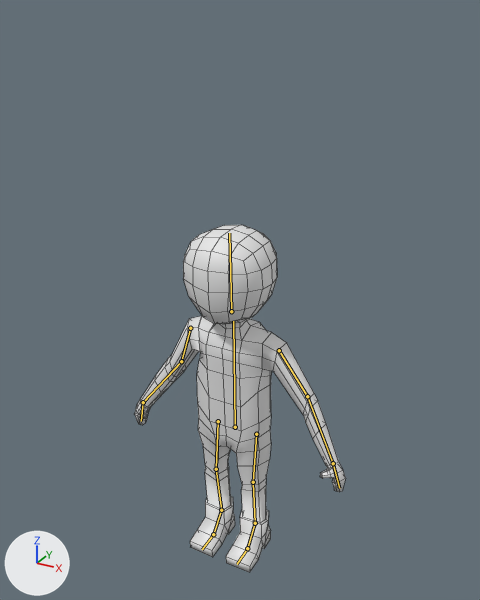
Renders of the Blender file KinderGardenBattle/Assets/Resources/Le perso animé.blend from each side of a commit.
Before and after are seen from a 50 mm camera at (10.99, -19.54, 13.54) aimed at (0.15, 0.18, 3.68). Lighting does not change. The marker at lower left points along +X, +Y and +Z. The bones that bend it are drawn over the model as lines. Mesh edges are drawn as thin lines.
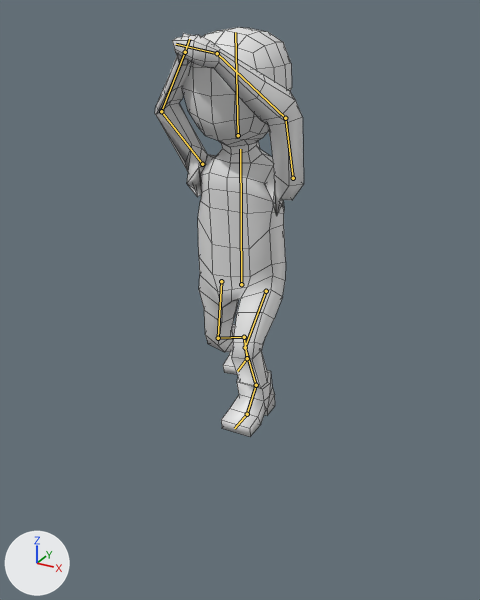
The newer file adds an action. The first version stands in its rest pose; the second is drawn at frame 15 of the action "Coup d'épée".

The change in detail:
Bone 'Corps' (bone_corps) moves from (0.0, 0.0, 0.0) to (0.61, 6.54, 0.51).
Bone 'Orteil.R' (bone_orteil_r) turns from (0, 0, 0) to (45, -2, 5) degrees about its own x, y and z.
Bone 'Bras.R' (bone_bras_r) moves from (0.0, 0.0, 0.0) to (-0.12, 0.06, -0.48).
Bone 'Bras.R' (bone_bras_r) turns from (0, 0, 0) to (154, 8, 33) degrees about its own x, y and z.
Bone 'Avant-Bras.R' (bone_avant_bras_r) turns from (0, 0, 0) to (-55, 6, -4) degrees about its own x, y and z.
Bone 'Main.R' (bone_main_r) turns from (0, 0, 0) to (0, 0, 4) degrees about its own x, y and z.
Bone 'Bras.L' (bone_bras_l) turns from (0, 0, 0) to (159, -4, -23) degrees about its own x, y and z.
Bone 'Avant-Bras.L' (bone_avant_bras_l) turns from (0, 0, 0) to (-54, -22, 46) degrees about its own x, y and z.
Bone 'Main.L' (bone_main_l) turns from (0, 0, 0) to (-10, -7, -11) degrees about its own x, y and z.
Bone 'Pied fixe.L' (bone_pied_fixe_l) moves from (0.0, 0.0, 0.0) to (-0.48, -5.12, 5.81).
Bone 'Pied fixe.R' (bone_pied_fixe_r) moves from (0.0, 0.0, 0.0) to (-0.4, -7.04, 3.99).
Bone 'Pied fixe.R' (bone_pied_fixe_r) turns from (0, 0, 0) to (-50, 0, 0) degrees about its own x, y and z.

Location of each change, [x1, y1, x2, y2] in pixels of the pictures (480 x 600 px):
'Cube', posed (29% narrower, 58% taller): before [135, 316, 346, 572]; after [155, 33, 304, 437]
'Cube.001', posed (17% wider, 21% taller): before [183, 225, 277, 324]; after [182, 27, 292, 147]
bone 'Corps', root to tip: before (235, 427) to (233, 321); after (241, 284) to (240, 149)
bone 'Orteil.R', root to tip: before (213, 534) to (202, 549); after (247, 358) to (237, 371)
bone 'Bras.R', root to tip: before (190, 328) to (181, 361); after (202, 164) to (161, 111)
bone 'Avant-Bras.R', root to tip: before (181, 361) to (143, 402); after (161, 111) to (185, 52)
bone 'Main.R', root to tip: before (143, 402) to (141, 421); after (185, 52) to (189, 39)
bone 'Bras.L', root to tip: before (279, 350) to (307, 396); after (293, 178) to (285, 118)
bone 'Avant-Bras.L', root to tip: before (307, 396) to (333, 463); after (285, 118) to (217, 53)
bone 'Main.L', root to tip: before (333, 463) to (339, 488); after (217, 53) to (176, 44)
